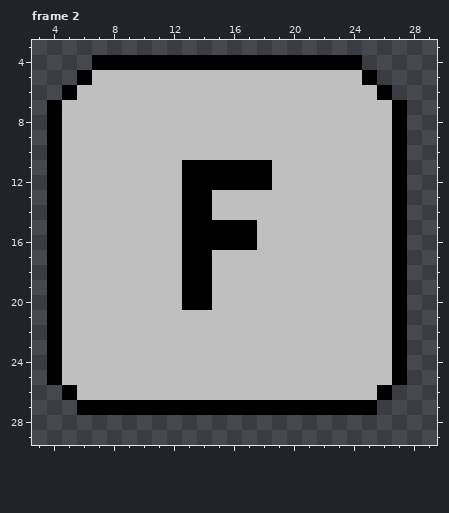
Two versions of one pixel-art file, assets/sprites/art/keyboard_buttons.aseprite. The picture above was drawn from the file before the commit.
32x32 pixels, 2 frames. Shown: frame 2: x 3..29, y 3..29.
The same view after the edit:
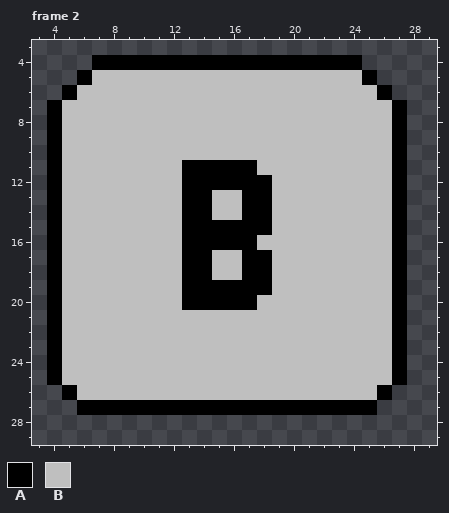
Palette (. is transparent): A #000000  B #bfbfbf
Difference:
Changed rows in their new state; - is an unchanged pixel.
Frame 2:
first column x 15:
11 ---B
13 --AA
14 --AA
15 ---A
17 --AA
18 --AA
19 AAAA
20 AAA-
Boxes around the changes in both pictures, in picture pixels (x1, y1, x2, y2):
changed: (212, 160, 272, 310)
